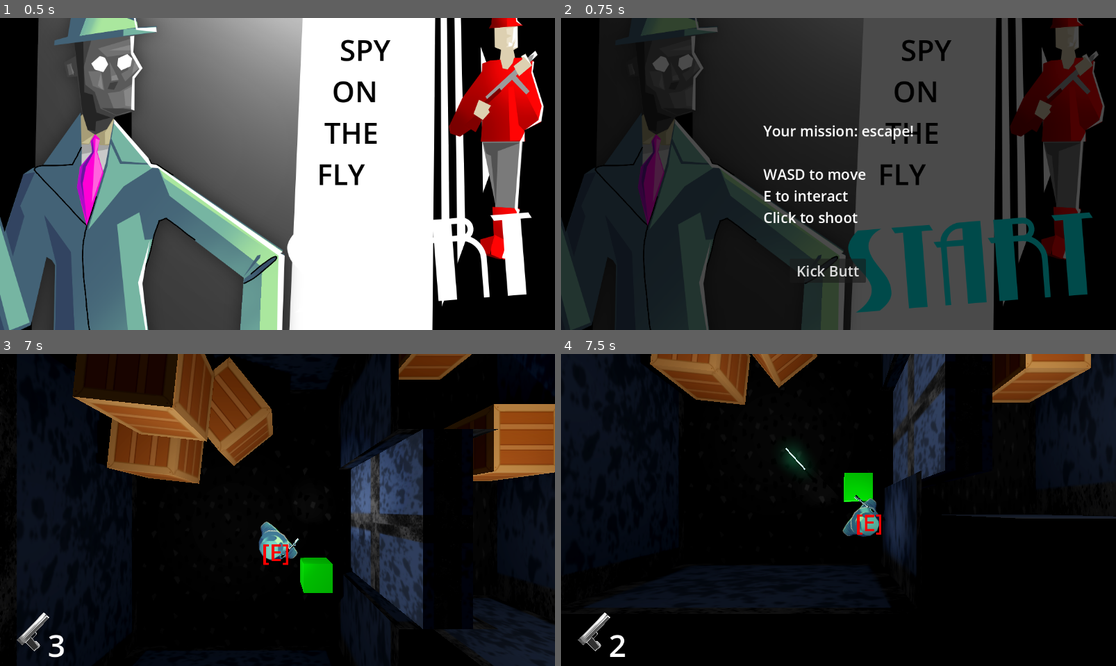
Above: before the commit, frames 1-4 (two rows, left to right).
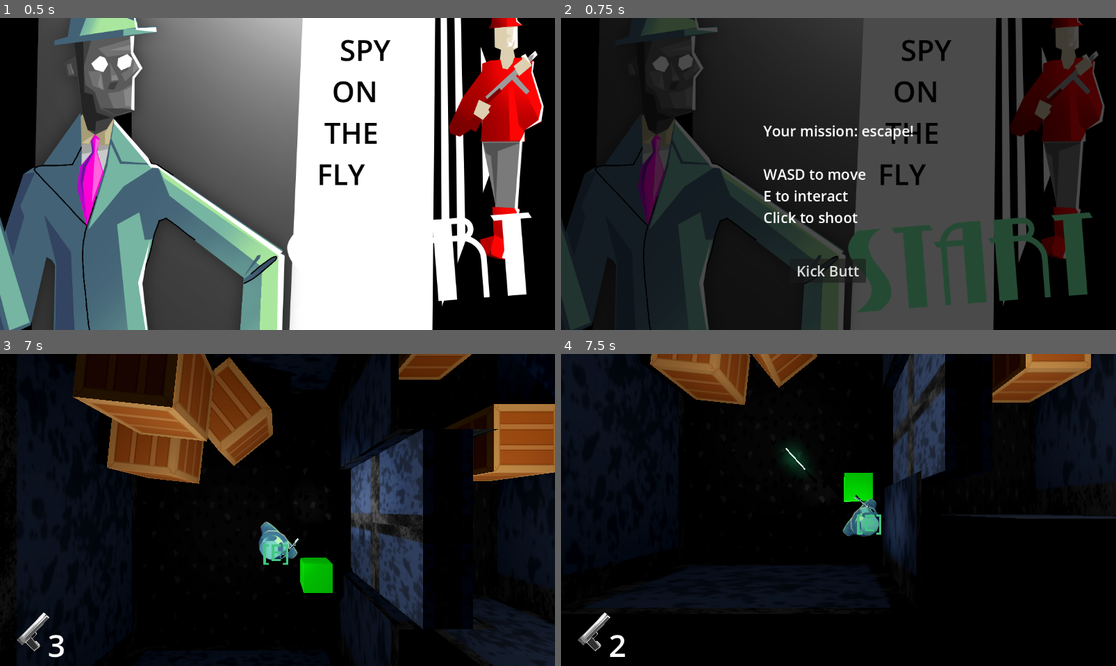
Above: after the commit, the same moments.

Repository: Evanator05/albertagamejam2023
Game: Godot game, scene res://Scenes/Title.tscn
Two runs of this game, one before a commit and one after it. Both use one fixed random seed, a clock stepped at 60 frames per second and the inputs below.
Inputs (mouse positions are in pixels of both pictures, inside the frame that each line leads up to):
- Up to frame 1 (0.5 s): no input
- Up to frame 2 (0.75 s): click (971, 261) at 0.5 s
- Up to frame 3 (7 s): click "Kick Butt" at 1.25 s; tap Enter every 0.75 s from 2 to 5.75 s; move the mouse to (399, 494) at 2.02 s; hold D (moveRight) 2.03-2.78 s; tap E (interact) every 1.5 s from 2.1 to 6.6 s; move the mouse to (166, 525) at 2.77 s; hold S (moveDown) 2.78-3.53 s; click (166, 525) at 2.85 s; move the mouse to (333, 441) at 3.52 s; hold D (moveRight) 3.53-4.28 s; move the mouse to (249, 572) at 4.27 s; hold W (moveUp) 4.28-5.03 s; click (249, 572) at 4.35 s; move the mouse to (444, 556) at 5.02 s; hold A (moveLeft) 5.03-6.53 s; move the mouse to (111, 463) at 5.77 s; click (111, 463) at 5.85 s; move the mouse to (305, 510) at 6.52 s; hold S (moveDown) from 6.53 s (still down)
- Up to frame 4 (7.5 s): move the mouse to (755, 432) at 7.27 s; release S (moveDown) at 7.28 s; hold D (moveRight) from 7.28 s (still down); click (755, 432) at 7.35 s

Frame 1 is identical in both runs. In frame 2, 5.2% of the frame differs, in the area x 51-96%, y 62-95%; in frame 3, 0.1%; in frame 4, 0.1%.

Commit message:
Changed text colors
color changed: start_clicked.png & Player's Label3D

Diff:
--- a/Objects/Player.tscn
+++ b/Objects/Player.tscn
@@ -50,9 +50,10 @@
 transform = Transform3D(1, 0, 0, 0, 1, 0, 0, 0, 1, 0, 1.5, 0)
 visible = false
 billboard = 1
-modulate = Color(1, 0, 0, 1)
+modulate = Color(0.227451, 0.639216, 0.403922, 1)
 text = "[E]"
 font_size = 128
+outline_size = 22
 
 [node name="MeshInstance3D2" type="MeshInstance3D" parent="."]
 transform = Transform3D(-1.5, 0, -2.26494e-07, 0, 1.5, 0, 2.26494e-07, 0, -1.5, 0, 0, 0)
Binary file changed: Textures/start_clicked.png
